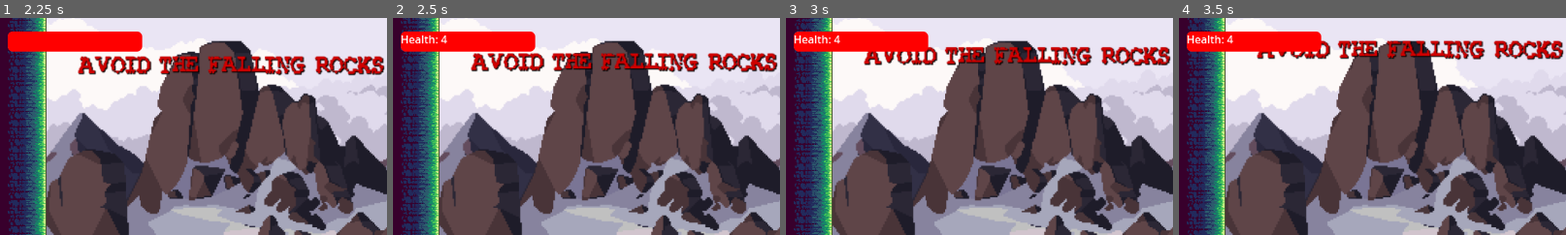
Above: before the commit, frames 1-4 (left to right).
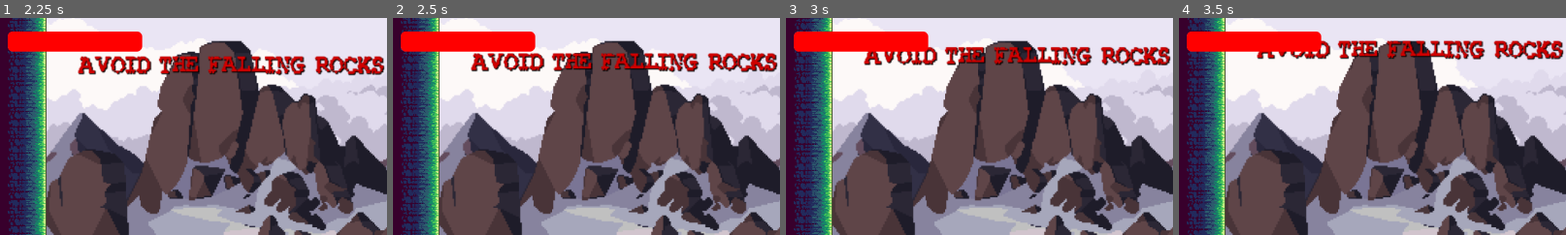
Above: after the commit, the same moments.

Repository: shahnaz7/Assignment
Game: Godot game, scene res://Scenes/main_menu.tscn
Same seed, same stepped clock (60 frames per second), same inputs: the game is played once before the commit and once after it.
Inputs:
- Up to frame 1 (2.25 s): click "START GAME" at 0.5 s; tap Enter at 1.25 s; hold Right (RIGHT) from 1.28 s (still down); tap Up (JUMP) at 1.52 s
- Up to frame 2 (2.5 s): keep holding Right (RIGHT); tap Up (JUMP) at 2.27 s
- Up to frame 3 (3 s): release Right (RIGHT) at 2.78 s; hold Left (LEFT) from 2.78 s (still down)
- Up to frame 4 (3.5 s): keep holding Left (LEFT)
The pictures show only the part of the screen within x 1-51%, y 0-50%; the shares and areas given below are measured in that part.

Frame 1 is identical in both runs. In frame 2, 0.3% of the frame differs, in the area x 2-15%, y 8-13%; in frame 3, 0.3%; in frame 4, 0.3%.

Commit message:
Added animation for health bar.

Diff:
--- a/Assignment5/Scripts/CharacterBody2D.gd
+++ b/Assignment5/Scripts/CharacterBody2D.gd
@@ -114,9 +114,7 @@
 func update_health_bar():
 	var health_bar = get_node_or_null("../CanvasLayer/HealthBar")
 	if health_bar:
-		health_bar.value = current_health
-		var health_text = health_bar.get_node_or_null("Health")
-		if health_text:
-			health_text.text = "Health: " + str(current_health)
-	else:
-		print("Health bar node not found!")
+		if health_bar.max_value != max_health:
+			health_bar.max_value = max_health
+		var tween = create_tween()
+		tween.tween_property(health_bar, "value", current_health, 0.5).set_ease(Tween.EASE_OUT).set_trans(Tween.TRANS_SINE)
Binary file changed: Assignment5/Assets/UI_Localization/PolyglotGamedev - Master.BOSNIAN.translation
Binary file changed: Assignment5/Assets/UI_Localization/PolyglotGamedev - Master.DESCRIPTION.translation
Binary file changed: Assignment5/Assets/UI_Localization/PolyglotGamedev - Master.en.translation
Binary file changed: Assignment5/Assets/UI_Localization/PolyglotGamedev - Master.es.translation
Binary file changed: Assignment5/Assets/UI_Localization/PolyglotGamedev - Master.fr.translation
